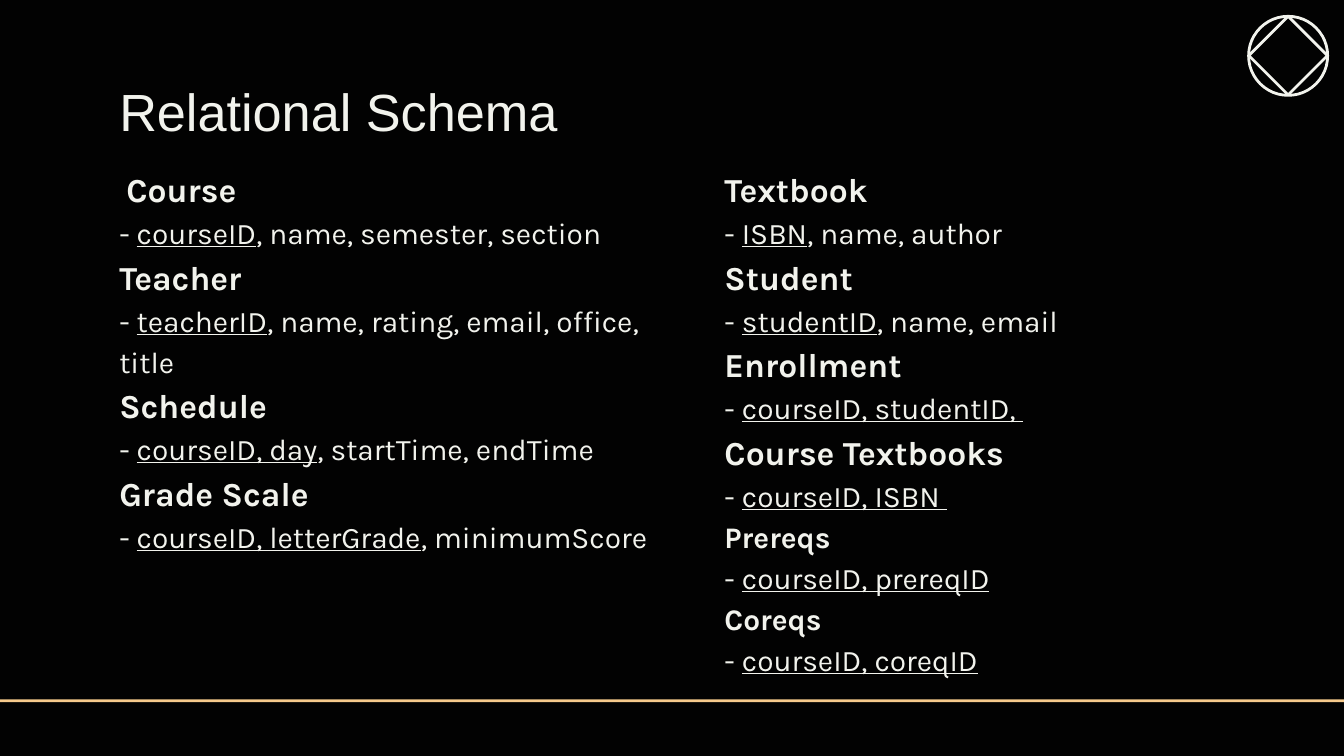
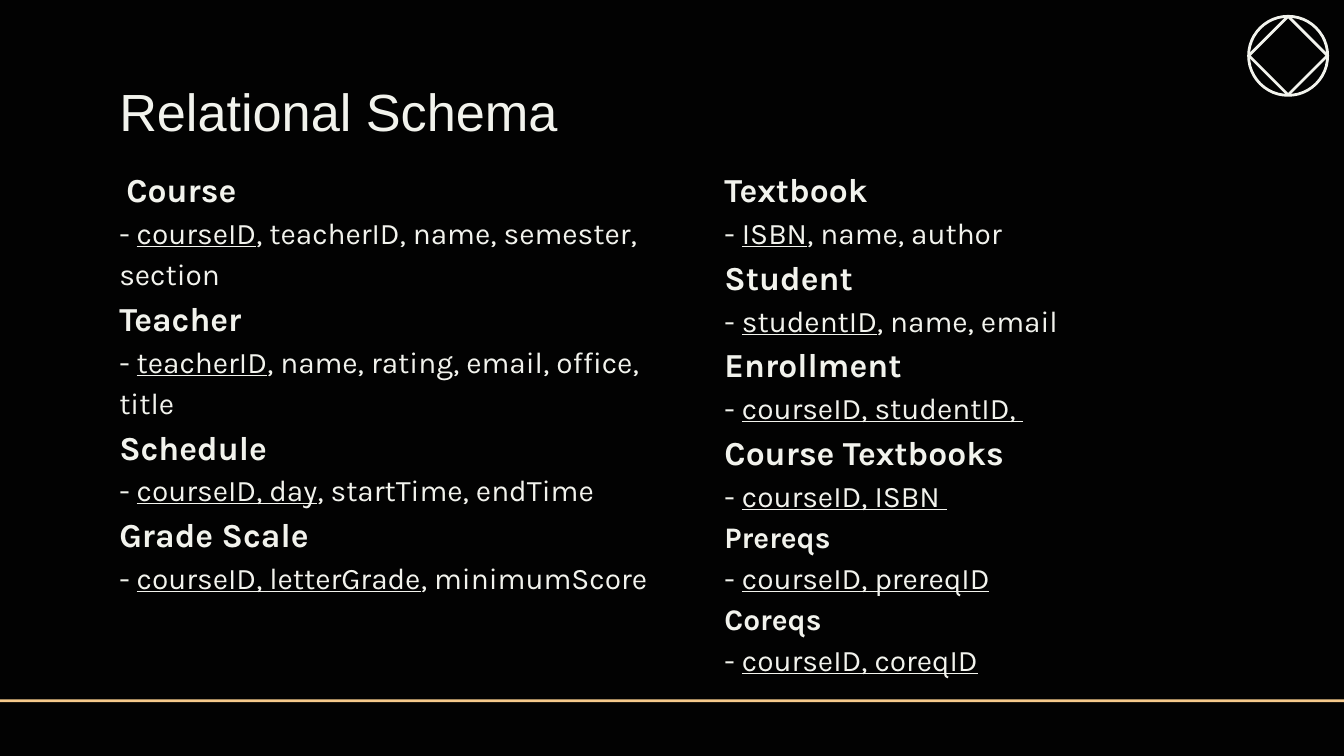
Before and after one commit to Insainian/UCM-Course-Stats, a slide deck: slide 5 of Phase 3/CSE111-Phase 3.pptx. Drawn at 1344x756 pixels with LibreOffice and Linux fonts; fonts in the diff are those of the drawing; background and template pictures are left out. Boxes give left, top, right and bottom in pixels: in the first picture for what was removed or moved away, otherwise in the second. Text is boxed around its words. In the diff, an @@ line names an element or a change of style, - is before the commit and + after.

```diff
--- a/Phase 3/CSE111-Phase 3.pptx
+++ b/Phase 3/CSE111-Phase 3.pptx
@@ text at bbox=[119, 223, 637, 286]: text changed @@
-- courseID, name, semester, section
+- courseID, teacherID, name, semester, section
```
Also in this commit, not shown: 1 other slide changed.
